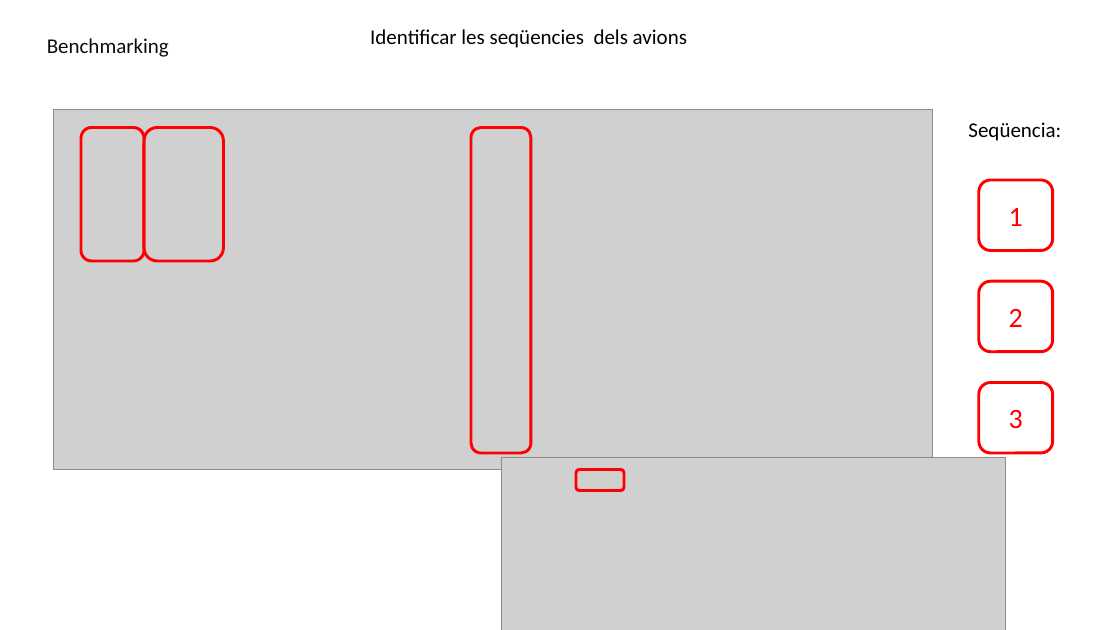
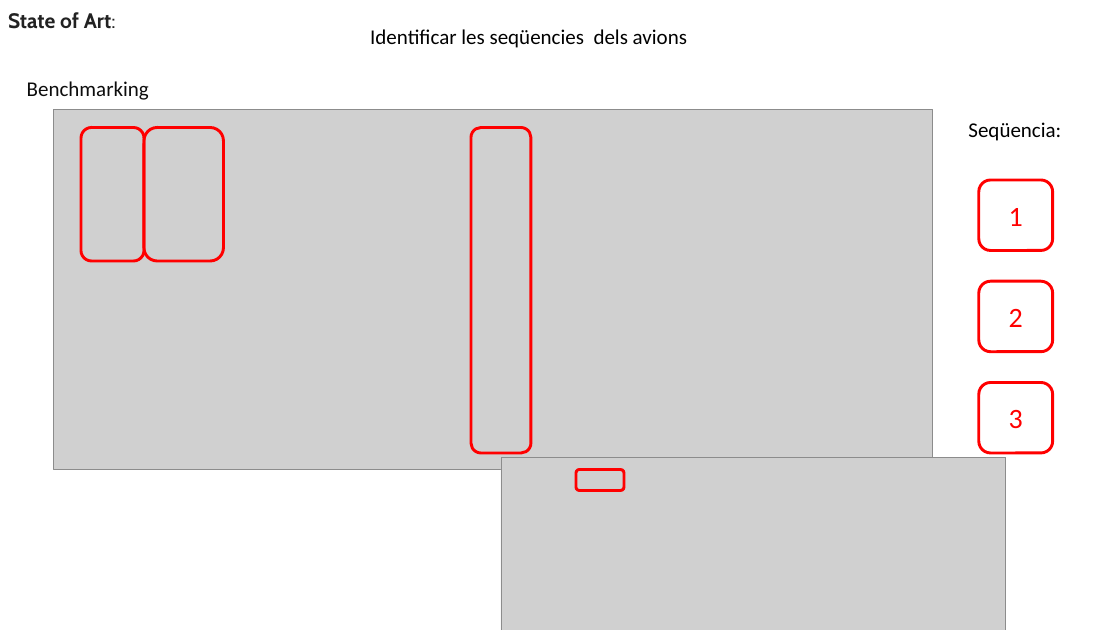
Before and after one commit to JMML2021/Entrega-projecte-final, a slide deck: slide 3 of 4 Presentación final.pptx (slide 2 before the commit). Drawn at 1120x630 pixels with LibreOffice and Linux fonts; fonts in the diff are those of the drawing; grey boxes stand for pictures; background and template pictures are left out. Boxes give left, top, right and bottom in pixels: in the first picture for what was removed or moved away, otherwise in the second. Text is boxed around its words. In the diff, an @@ line names an element or a change of style, - is before the commit and + after.

```diff
--- a/4 Presentación final.pptx
+++ b/4 Presentación final.pptx
@@ text added at bbox=[8, 12, 116, 29], 18 pt, text #222222, bold @@
+State of Art:
@@ text "Benchmarking": place and size @@
-text "Benchmarking" at bbox=[47, 38, 169, 57]
+text "Benchmarking" at bbox=[27, 81, 149, 100]
```
Also in this commit, not shown: 8 other slides changed, 8 slides added, 5 slides removed.
